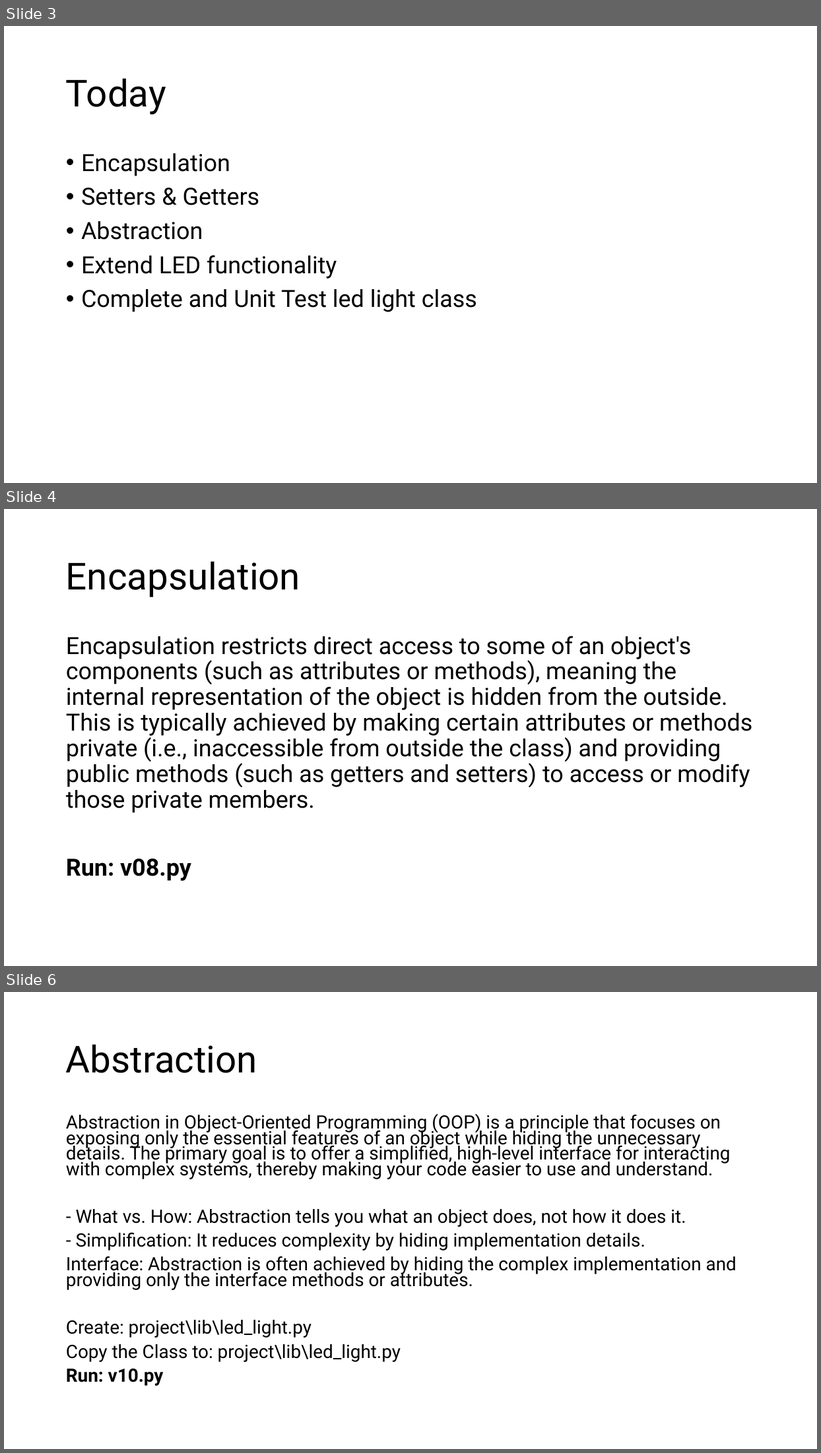
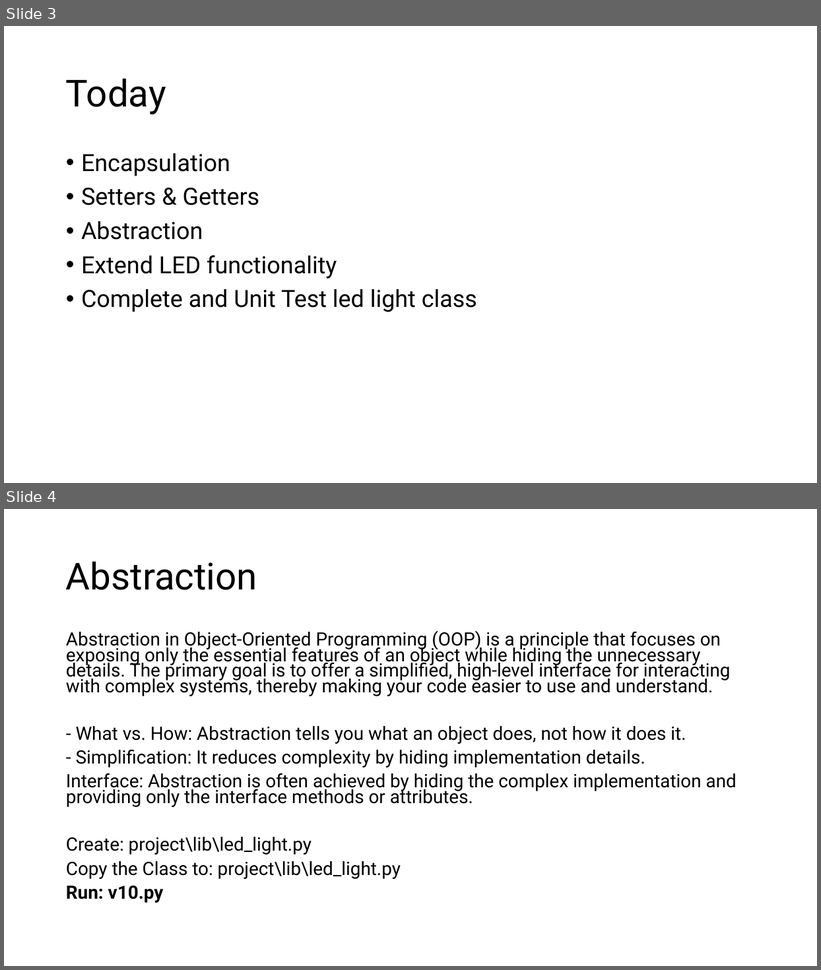
Before and after one commit to TempeHS/MicroPython_OOP_Pi_Pico_Mini_Project_Source, a slide deck: tutorials/presentations/Lecture3.pptx. Shown one above the other, each under a label of ours: slides 3, 4 and 6 before the commit, slides 3 and 4 after it; the slides between them are not shown. The pictures are 821x1453 and 821x970 pixels, drawn with LibreOffice and Linux fonts; fonts in the diff are those of the drawing. Boxes give left, top, right and bottom in pixels: in the first picture for what was removed or moved away, otherwise in the second. Text is boxed around its words. In the diff, an @@ line names an element or a change of style, - is before the commit and + after.

```diff
--- a/tutorials/presentations/Lecture3.pptx
+++ b/tutorials/presentations/Lecture3.pptx
@@ slide 4 removed at bbox=[4, 509, 817, 966], background #FFFFFF @@
@@ title removed at bbox=[66, 561, 300, 597] @@
-Encapsulation
@@ text removed at bbox=[66, 636, 752, 881] @@
-Encapsulation restricts direct access to some of an object's components (such as attributes or methods), meaning the internal representation of the object is hidden from the outside. This is typically achieved by making certain attributes or methods private (i.e., inaccessible from outside the class) and providing public methods (such as getters and setters) to access or modify those private members.
-Run: v08.py
@@ what was slide 6 is now slide 4 @@
```
Also in this commit, not shown: 1 other slide removed, 29 other files.
